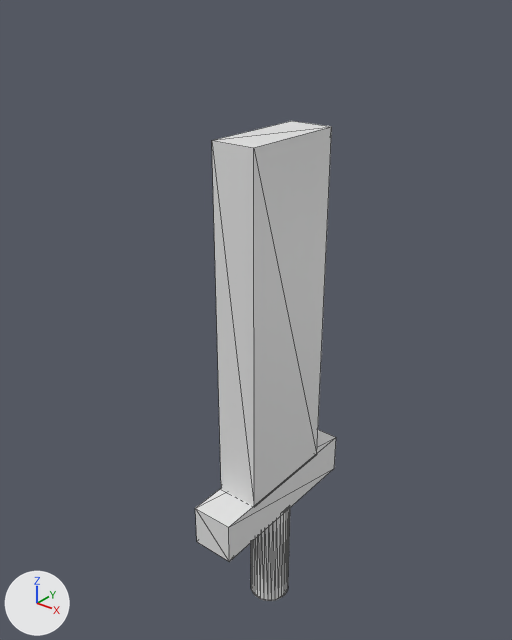
The glTF model Project/Assets/Enemy/Boss/Sword.gltf: old version first, new version second.
Rendered twice from a 50 mm lens placed at (17.0, -22.4, 26.6), pointed at (-1.0, 0.1, 12.6). The axes (+X, +Y, +Z) are drawn at lower left. The lights are the same throughout. The older version comes first. Mesh edges are drawn as thin lines. Materials are left out; every surface is plain grey. Where no turn or scale is listed for an object, it has been applied to the vertices. Vertices at exactly the same position are counted once.

The first picture shows '円柱', '立方体', '立方体.001'.
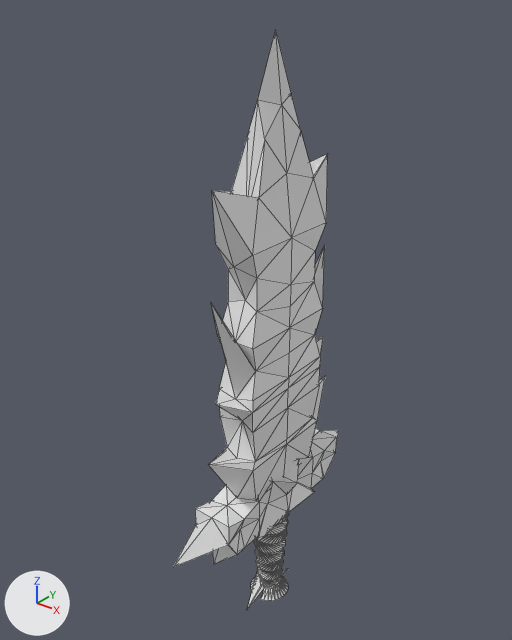
Patch to the scene script:
```diff
--- a/Project/Assets/Enemy/Boss/Sword.gltf.py
+++ b/Project/Assets/Enemy/Boss/Sword.gltf.py
@@ me_円柱 @@
 # used by ob_円柱; location = (0.0, 0.0, 0.0)
-me_円柱.from_pydata(...)  # 64 vertices, 124 faces; spans x -1.0..1.0, y -1.0..1.0, z -2.87..2.87
+me_円柱.from_pydata(...)  # 320 vertices, 636 faces; spans x -1.0..1.0, y -1.92..1.77, z -3.02..2.87
+# me_円柱 part 1: 2 vertices removed from x 0.0, y -1.0..1.0, z -2.87; 258 vertices added at x -0.95..0.95, y -1.92..1.77, z -3.02..2.21
@@ me_立方体 @@
 # used by ob_立方体; location = (0.0, 0.0, 3.8)
-me_立方体.from_pydata(...)  # 8 vertices, 12 faces; spans x -1.0..1.0, y -4.32..4.32, z -1.0..1.0
+me_立方体.from_pydata(...)  # 74 vertices, 144 faces; spans x -1.79..1.6, y -6.82..6.22, z -1.83..1.48
+# me_立方体 part 2
+# 4 vertices are removed from x -1.0..1.0, y -4.32..4.32, z -1.0
+# 12 faces are deleted
+# 59 vertices are added at x -1.79..1.6, y -6.82..6.22, z -1.83..1.48
+# 6 new vertices lie (1.0, -1.08, 0.0) away from vertices in x -1.0..0.0, y -1.08..3.24, z -1.0..1.0
+# 5 new vertices lie (-1.0, 0.0, 0.0) away from vertices in x 1.0, y -4.32..4.32, z -1.0..1.0
+# 144 new faces join them
@@ me_立方体_001 @@
 # used by ob_立方体_001; location = (0.0, 0.0, 12.89); scale = (1.0, 2.54, 8.16)
-me_立方体_001.from_pydata(...)  # 8 vertices, 12 faces; spans x -1.0..1.0, y -1.0..1.0, z -1.0..1.0
+me_立方体_001.from_pydata(...)  # 106 vertices, 208 faces; spans x -1.0..1.0, y -1.74..1.8, z -1.0..1.46
+# me_立方体_001 part 3: the whole mesh is rebuilt
@@ ob_立方体_001 @@
 ob_立方体_001.location = (0.0, 0.0, 12.89)
-ob_立方体_001.scale = (1.0, 2.54, 8.16)
+ob_立方体_001.scale = (0.942, 2.54, 8.16)
```

What differs and where, as boxes [x1, y1, x2, y2] in the pictures (512 x 640 px):
'立方体.001', reshaped, rescaled (22% taller)
    before: [212, 121, 332, 506]
    after: [209, 29, 328, 499]
'立方体', reshaped (18% wider)
    before: [195, 430, 336, 562]
    after: [173, 429, 339, 567]
'円柱', reshaped (7% wider)
    before: [251, 508, 290, 601]
    after: [247, 512, 289, 609]
part 1 of me_円柱, cut back
    before: [255, 536, 261, 599]
    after: [247, 512, 289, 609]
